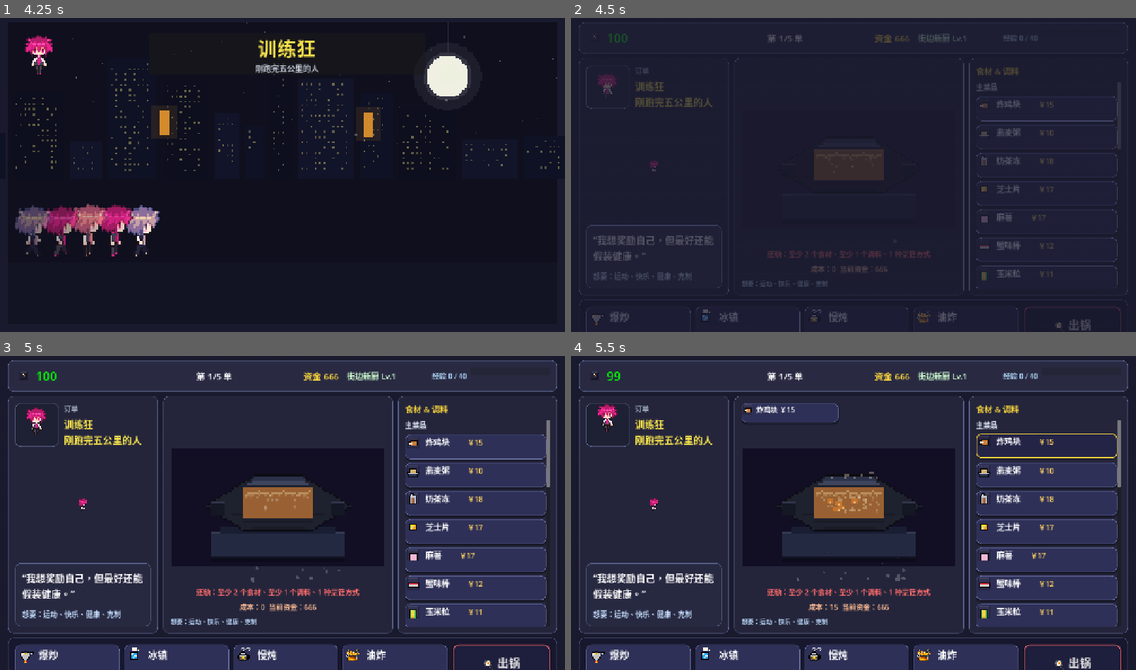
Above: before the commit, frames 1-4 (two rows, left to right).
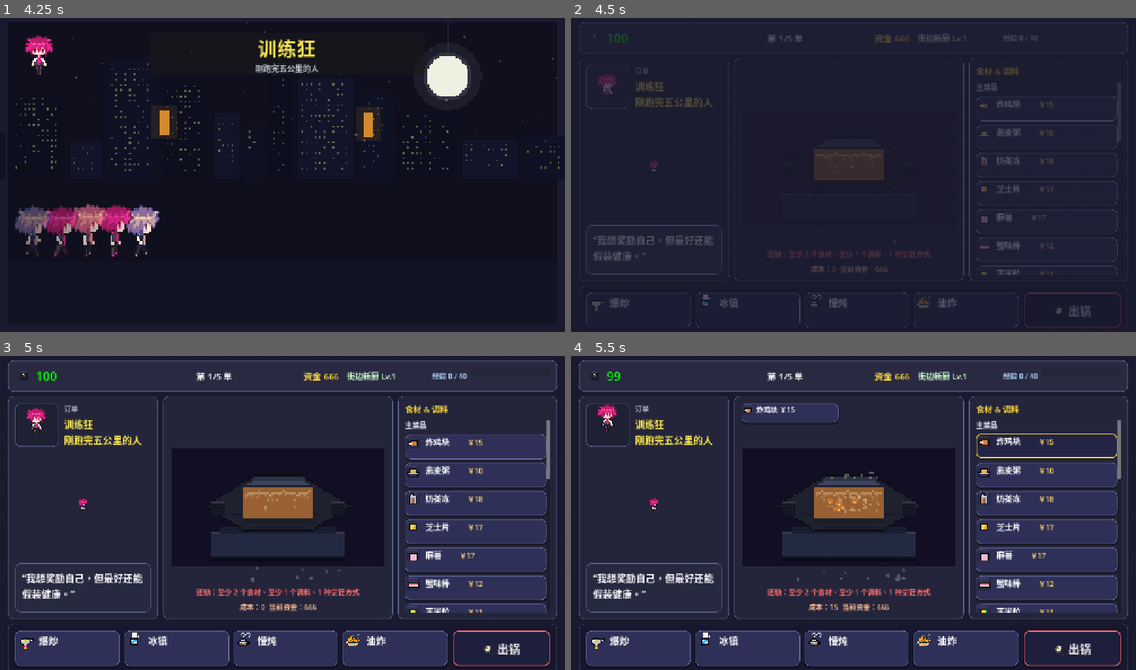
Above: after the commit, the same moments.

Repository: bug-zi/Stirit
Game: Godot game, scene res://main.tscn
Same seed, same stepped clock (60 frames per second), same inputs: the game is played once before the commit and once after it.
Inputs (mouse positions are in pixels of both pictures, inside the frame that each line leads up to):
- Up to frame 1 (4.25 s): click (452, 319) at 0.52 s; type "12" at 0.6 s; click "开始一局" at 1.25 s; move the mouse to (406, 156) at 2.02 s; move the mouse to (169, 187) at 2.77 s; move the mouse to (339, 102) at 3.52 s
- Up to frame 2 (4.5 s): move the mouse to (825, 237) at 4.27 s
- Up to frame 3 (5 s): no input
- Up to frame 4 (5.5 s): click (1045, 447) at 5.02 s

Frame 1 is identical in both runs. In frame 2, 1.5% of the frame differs, in the area x 1-99%, y 80-100%; in frame 3, 6.9%, in the area x 1-99%, y 39-100%; in frame 4, 6.9%.

Commit message:
Hide desired tags in order UI

Diff:
--- a/main.gd
+++ b/main.gd
@@ -1773,7 +1773,8 @@
 
 				var wants := panel.find_child("WantsLabel", true, false)
 				if wants is Label:
-					(wants as Label).add_theme_color_override("font_color", Color(0.78, 0.88, 1.0))
+					(wants as Label).text = ""
+					(wants as Label).visible = false
 
 				return panel
 
@@ -1837,6 +1838,7 @@
 	var wants2 := _make_label("", 16, Color(0.78, 0.88, 1.0))
 	wants2.name = "WantsLabel"
 	wants2.autowrap_mode = TextServer.AUTOWRAP_WORD_SMART
+	wants2.visible = false
 	request_box.add_child(wants2)
 
 	return fallback
@@ -1892,9 +1894,6 @@
 	economy_label.autowrap_mode = TextServer.AUTOWRAP_WORD_SMART
 	box.add_child(economy_label)
 
-	var tags := _make_label("想要：" + "、".join(current_order["desired_tags"]), 14, Color(0.72, 0.83, 0.96))
-	tags.autowrap_mode = TextServer.AUTOWRAP_WORD_SMART
-	box.add_child(tags)
 	return panel
 
 func _build_library_panel_right() -> Control:
@@ -2110,7 +2109,8 @@
 			customer_signature_label.text = "%s\n%s" % [name_text, role_text]
 	var wants_label := playing_root.find_child("WantsLabel", true, false)
 	if wants_label is Label:
-		(wants_label as Label).text = "想要：" + "、".join(current_order.get("desired_tags", []))
+		(wants_label as Label).text = ""
+		(wants_label as Label).visible = false
 
 	for id in ingredient_buttons.keys():
 		var b = ingredient_buttons[id]
